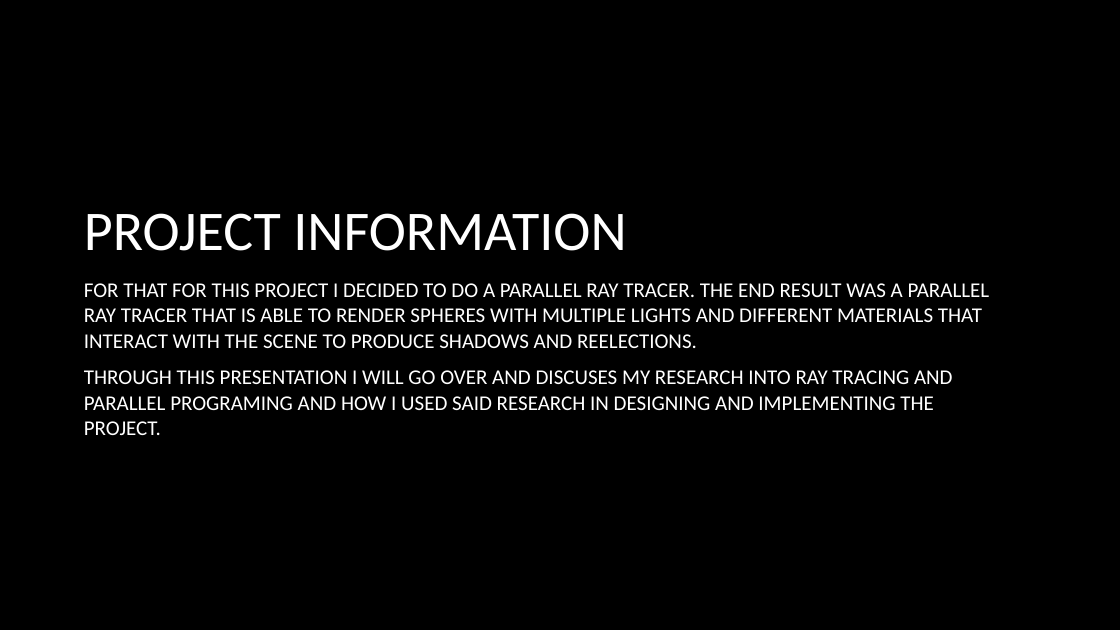
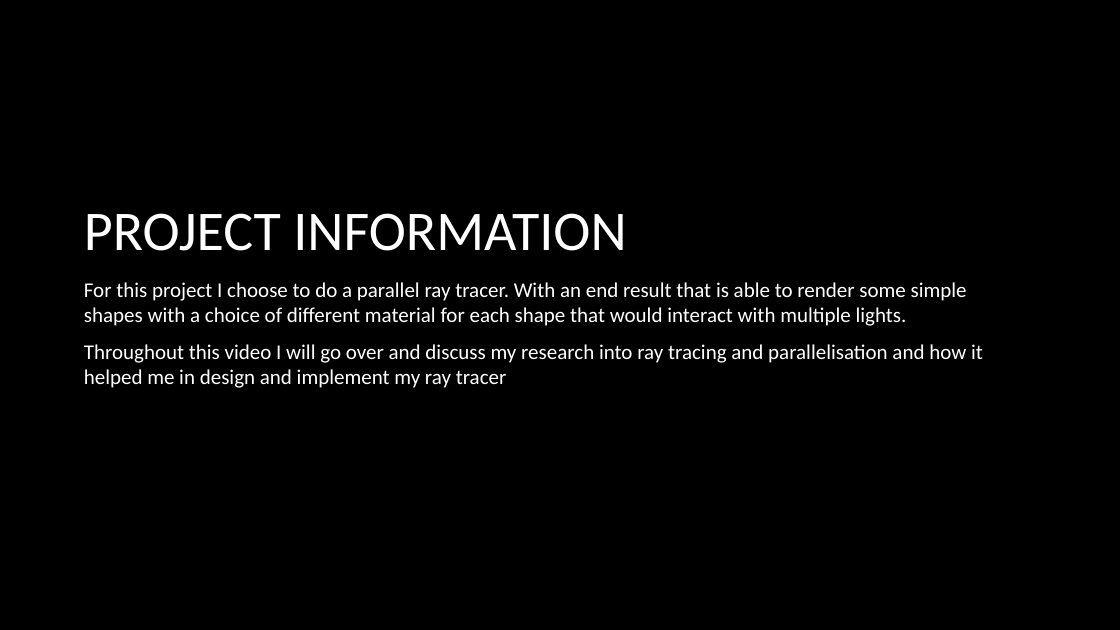
Before and after one commit to MariaPrograms/RayCasting, a slide deck: slide 2 of Graphics and Computational Programming.pptx. Drawn at 1120x630 pixels with LibreOffice and Linux fonts; fonts in the diff are those of the drawing; background and template pictures are left out. Boxes give left, top, right and bottom in pixels: in the first picture for what was removed or moved away, otherwise in the second. Text is boxed around its words. In the diff, an @@ line names an element or a change of style, - is before the commit and + after.

```diff
--- a/Graphics and Computational Programming.pptx
+++ b/Graphics and Computational Programming.pptx
@@ text at [84, 282, 983, 388]: text changed @@
-FOR THAT FOR THIS PROJECT I DECIDED TO DO A PARALLEL RAY TRACER. THE END RESULT WAS A PARALLEL RAY TRACER THAT IS ABLE TO RENDER SPHERES WITH MULTIPLE LIGHTS AND DIFFERENT MATERIALS THAT INTERACT WITH THE SCENE TO PRODUCE SHADOWS AND REELECTIONS.
-THROUGH THIS PRESENTATION I WILL GO OVER AND DISCUSES MY RESEARCH INTO RAY TRACING AND PARALLEL PROGRAMING AND HOW I USED SAID RESEARCH IN DESIGNING AND IMPLEMENTING THE PROJECT.
+For this project I choose to do a parallel ray tracer. With an end result that is able to render some simple shapes with a choice of different material for each shape that would interact with multiple lights.
+Throughout this video I will go over and discuss my research into ray tracing and parallelisation and how it helped me in design and implement my ray tracer
```
Also in this commit, not shown: 3 other slides changed, 4 slides added.
